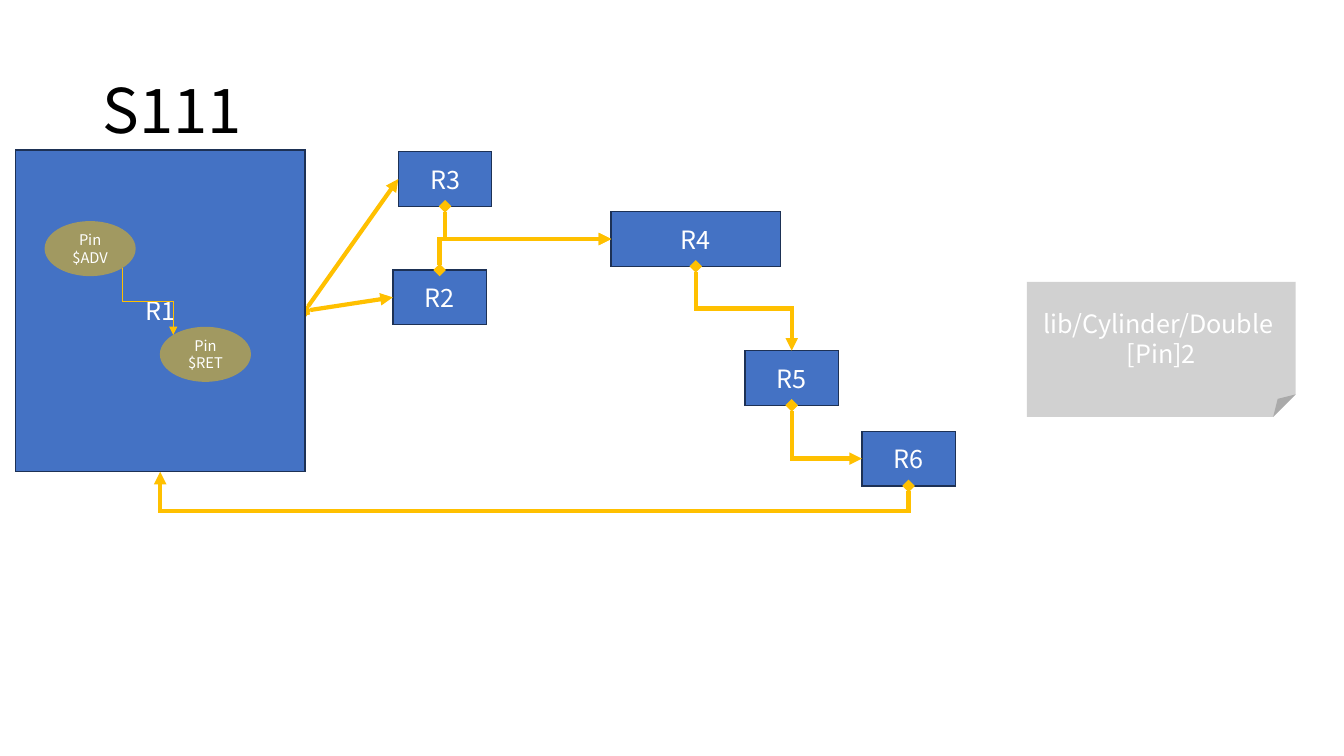
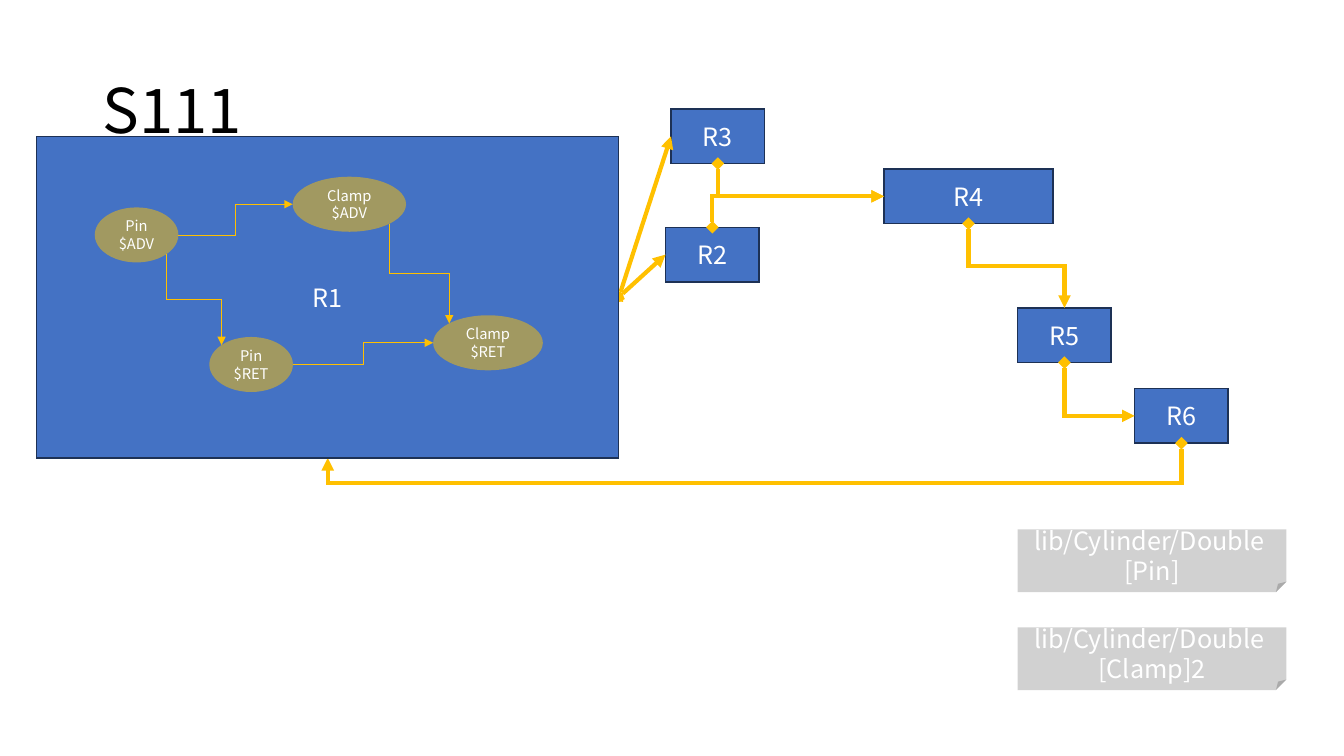
Before and after one commit to DualsoftDev/ds, a slide deck: slide 4 of DsDotNet/src/UnitTest/UnitTest.Model/ImportOfficeExample/Sample/s.pptx. Drawn at 1344x756 pixels with LibreOffice and Linux fonts; fonts in the diff are those of the drawing. Boxes give left, top, right and bottom in pixels: in the first picture for what was removed or moved away, otherwise in the second. Text is boxed around its words. In the diff, an @@ line names an element or a change of style, - is before the commit and + after.

```diff
--- a/DsDotNet/src/UnitTest/UnitTest.Model/ImportOfficeExample/Sample/s.pptx
+++ b/DsDotNet/src/UnitTest/UnitTest.Model/ImportOfficeExample/Sample/s.pptx
@@ rectangle "R1": place and size @@
-rectangle "R1" at [16,150,306,472]
+rectangle "R1" at [36,136,619,458]
@@ double arrow moved from (304, 311) - (398, 179) to (619, 297) - (671, 136) @@
@@ elbow double arrow moved from (446, 207) - (611, 239) to (718, 163) - (884, 197) @@
@@ 3 rectangles: place and size @@
-3 rectangles at [398,152,956,486]
+3 rectangles at [671,109,1229,444]
@@ ellipse "Pin $ADV": place and size @@
-ellipse "Pin $ADV" at [44,221,135,276]
+ellipse "Pin $ADV" at [95,208,178,263]
@@ group added at [178,176,543,371]: 3 elbow arrows, 2 ellipses @@
+Clamp $ADV
+Clamp $RET
@@ rectangle "R2": place and size @@
-rectangle "R2" at [393,270,487,325]
+rectangle "R2" at [665,228,759,282]
@@ elbow arrow moved from (122, 268) - (173, 335) to (166, 254) - (222, 345) @@
@@ double arrow moved from (304, 311) - (393, 297) to (619, 297) - (665, 255) @@
@@ ellipse "Pin $RET": place and size @@
-ellipse "Pin $RET" at [160,327,251,382]
+ellipse "Pin $RET" at [210,337,293,392]
@@ 3 elbow double arrows, 1 rectangle: place and size @@
-3 elbow double arrows, 1 rectangle at [440,239,862,459]
+3 elbow double arrows, 1 rectangle at [713,197,1135,416]
@@ elbow double arrow moved from (908, 486) - (160, 472) to (1182, 444) - (328, 458) @@
@@ folded corner "lib/Cylinder/Double": place and size @@
-folded corner "lib/Cylinder/Double" at [1027,282,1297,417]
+folded corner "lib/Cylinder/Double" at [1018,529,1288,592]
@@ text in folded corner at [1124,560,1179,584]: text changed @@
-[Pin]2
+[Pin]
@@ folded corner added at [1018,627,1288,690], fill #A5A5A5 at 50% opacity, 18 pt, text #FFFFFF @@
+lib/Cylinder/Double
+[Clamp]2
```
Also in this commit, not shown: 7 other files.
